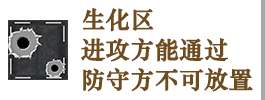
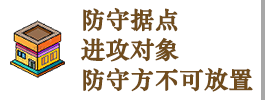
Layer changes from the first 265 x 100 image to the second:
added layer "home" above "防守据点 进攻对象 防守方不可放置" over [10, 20, 65, 78]
renamed "生化区 进攻方能通过 防守方不可放置" to "防守据点 进攻对象 防守方不可放置", painted on it over [82, 7, 228, 62]
hid "1" (1st of 2) over [8, 20, 68, 80]
